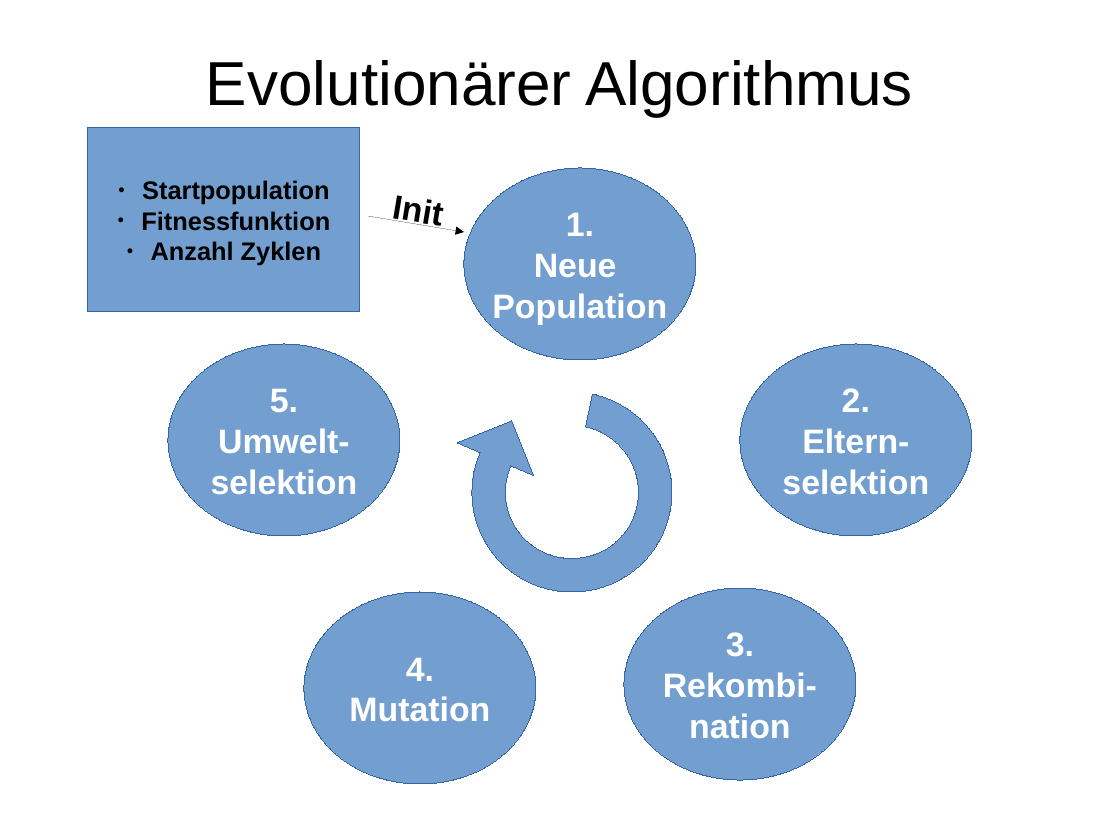
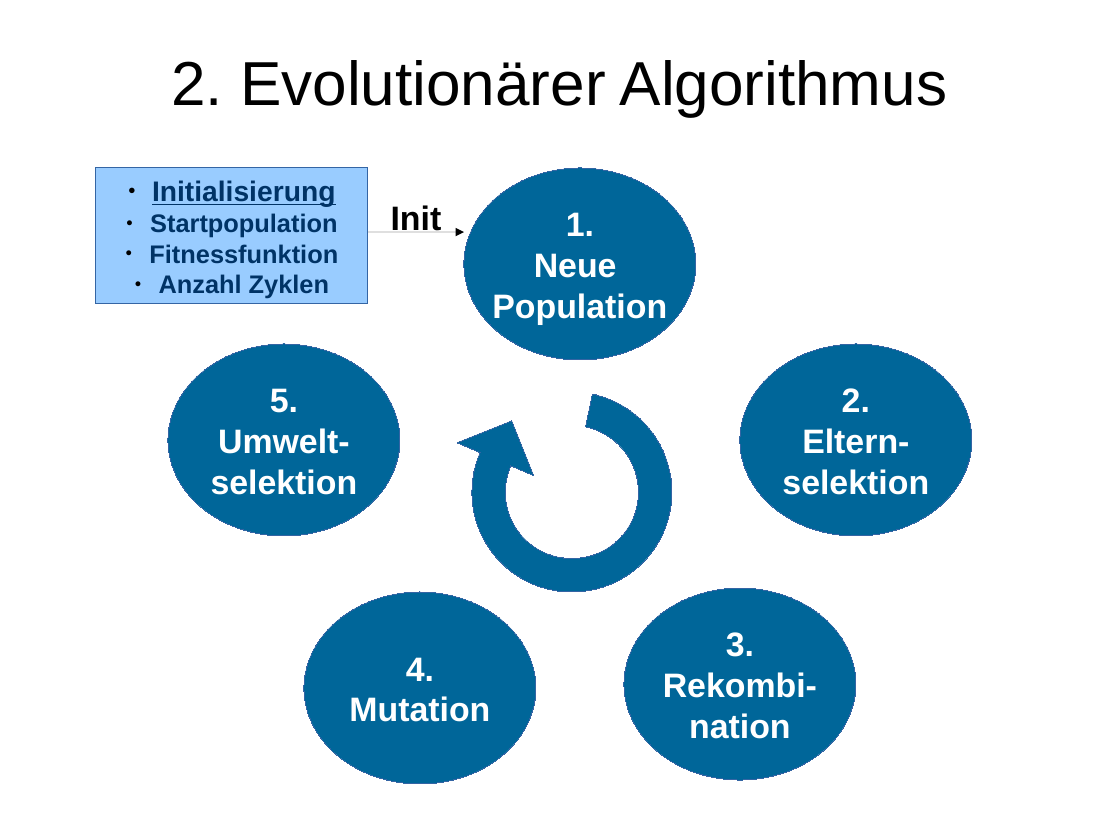
Before and after one commit to lblissett/evo-project, a slide deck: slide 3 of src/data/presentation/geopras/Vortrag_Evo_ErsterTeil.odp. Drawn at 1120x840 pixels with LibreOffice and Linux fonts; fonts in the diff are those of the drawing. Boxes give left, top, right and bottom in pixels: in the first picture for what was removed or moved away, otherwise in the second. Text is boxed around its words. In the diff, an @@ line names an element or a change of style, - is before the commit and + after.

```diff
--- a/src/data/presentation/geopras/Vortrag_Evo_ErsterTeil.odp
+++ b/src/data/presentation/geopras/Vortrag_Evo_ErsterTeil.odp
@@ title at (171, 60, 948, 116): text changed @@
-Evolutionärer Algorithmus
+2. Evolutionärer Algorithmus
@@ rectangle "Initialisierung": place and size @@
-rectangle "Initialisierung" at (88, 128, 361, 312)
+rectangle "Initialisierung" at (96, 168, 368, 304)
@@ rectangle "Initialisierung" at (96, 168, 368, 304): fill #729FCF to #99CCFF @@
@@ text in rectangle at (152, 180, 335, 207): paragraph added @@
+● Initialisierung
@@ line "Init": place and size @@
-line "Init" at (368, 216, 463, 233)
+line "Init" at (368, 232, 463, 232)
@@ text in rectangle at (149, 213, 338, 298): text colour #000000 to #003366 in "Startpopulation", "Fitnessfunktion", "Anzahl Zyklen" @@
@@ fill #729FCF to #006699 in 6 elements at (740, 345, 972, 537), (624, 588, 856, 781), (304, 593, 536, 785), (168, 345, 399, 537), (464, 168, 696, 360), (473, 392, 673, 593) @@
```
Also in this commit, not shown: 8 other slides changed.
